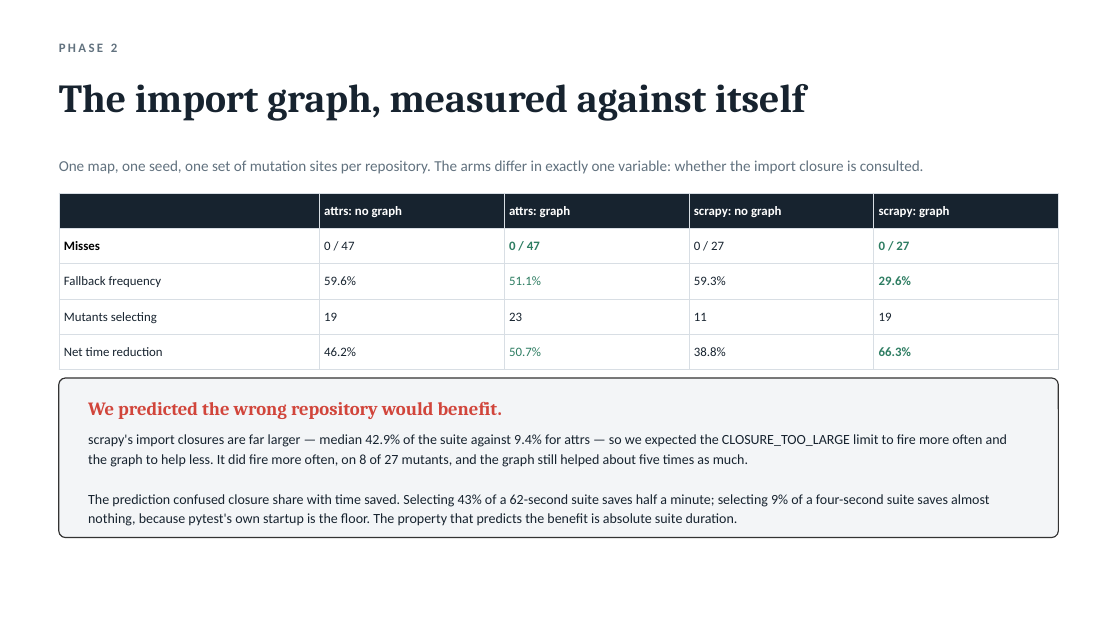
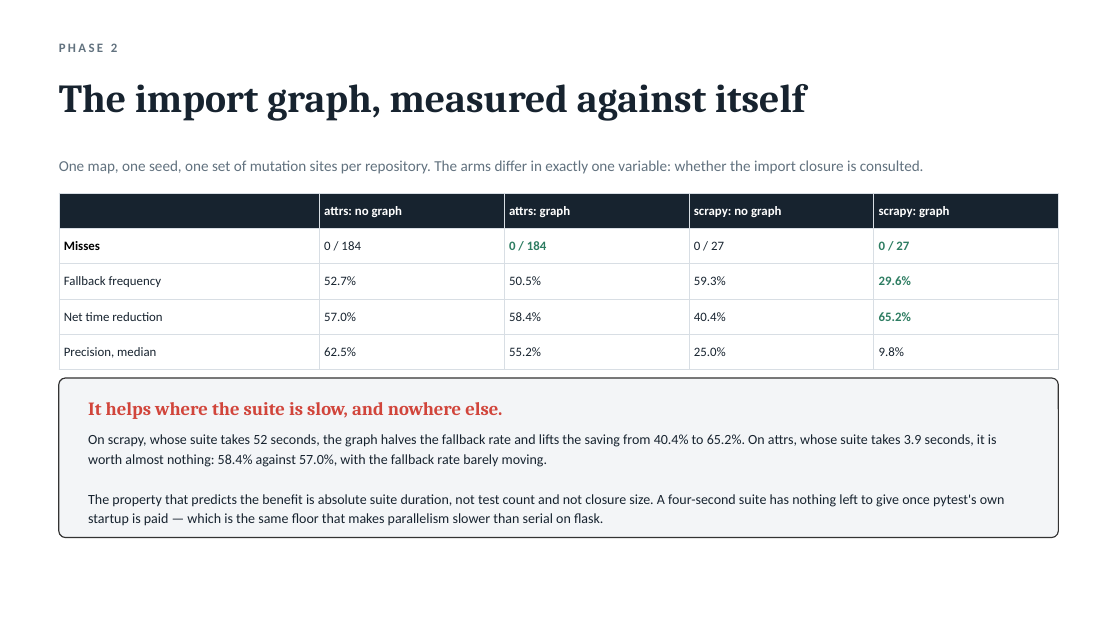
Before and after one commit to Tanmay-Singh-24/tia, a slide deck: slide 7 of docs/tia-review-2.pptx. Drawn at 1120x630 pixels with LibreOffice and Linux fonts; fonts in the diff are those of the drawing. Boxes give left, top, right and bottom in pixels: in the first picture for what was removed or moved away, otherwise in the second. Text is boxed around its words. In the diff, an @@ line names an element or a change of style, - is before the commit and + after.

Commit message:
docs: corrected Phase 2 figures across both repositories
All four arms re-measured on rebuilt maps after the D-0014 repair, so every
published number comes from a graph that is not letting defects through.

                    attrs(184)        scrapy(27)
                   no-g    graph    no-g    graph
  misses              0        0       0        0
  fallback        52.7%    50.5%   59.3%    29.6%
  net reduction   57.0%    58.4%   40.4%    65.2%
  precision       62.5%    55.2%   25.0%     9.8%

Zero misses in 211 non-equivalent injected defects.

The import graph earns its place on scrapy and not on attrs, and the reason is
suite duration rather than coupling: a 3.9-second suite has nothing left to
give once pytest's startup is paid, which is the same floor that makes
parallelism slower than serial on flask (D-0005). D-0012's figures are
superseded in place and say so.

Precision falls when the graph is on — 62.5% to 55.2% on attrs, 25.0% to 9.8%
on scrapy. That is the price of the recall keeping misses at zero, and it is
published next to the miss rate rather than omitted.

Deck rebuilt from the corrected results.

```diff
--- a/docs/tia-review-2.pptx
+++ b/docs/tia-review-2.pptx
@@ table at (59,193,1059,362) @@
-row 2, column 2: 0 / 47
+row 2, column 2: 0 / 184
-row 2, column 3: 0 / 47
+row 2, column 3: 0 / 184
-row 3, column 2: 59.6%
+row 3, column 2: 52.7%
-row 3, column 3: 51.1%
+row 3, column 3: 50.5%
-row 4: Mutants selecting | 19 | 23 | 11 | 19
+row 4: Net time reduction | 57.0% | 58.4% | 40.4% | 65.2%
-row 5: Net time reduction | 46.2% | 50.7% | 38.8% | 66.3%
+row 5: Precision, median | 62.5% | 55.2% | 25.0% | 9.8%
@@ text at (88,402,502,419): text changed @@
-We predicted the wrong repository would benefit.
+It helps where the suite is slow, and nowhere else.
@@ text at (88,434,1005,526): text changed @@
-scrapy's import closures are far larger — median 42.9% of the suite against 9.4% for attrs — so we expected the CLOSURE_TOO_LARGE limit to fire more often and the graph to help less. It did fire more often, on 8 of 27 mutants, and the graph still helped about five times as much.
-The prediction confused closure share with time saved. Selecting 43% of a 62-second suite saves half a minute; selecting 9% of a four-second suite saves almost nothing, because pytest's own startup is the floor. The property that predicts the benefit is absolute suite duration.
+On scrapy, whose suite takes 52 seconds, the graph halves the fallback rate and lifts the saving from 40.4% to 65.2%. On attrs, whose suite takes 3.9 seconds, it is worth almost nothing: 58.4% against 57.0%, with the fallback rate barely moving.
+The property that predicts the benefit is absolute suite duration, not test count and not closure size. A four-second suite has nothing left to give once pytest's own startup is paid — which is the same floor that makes parallelism slower than serial on flask.
```
Also in this commit, not shown: 4 other slides changed, 6 other files.
